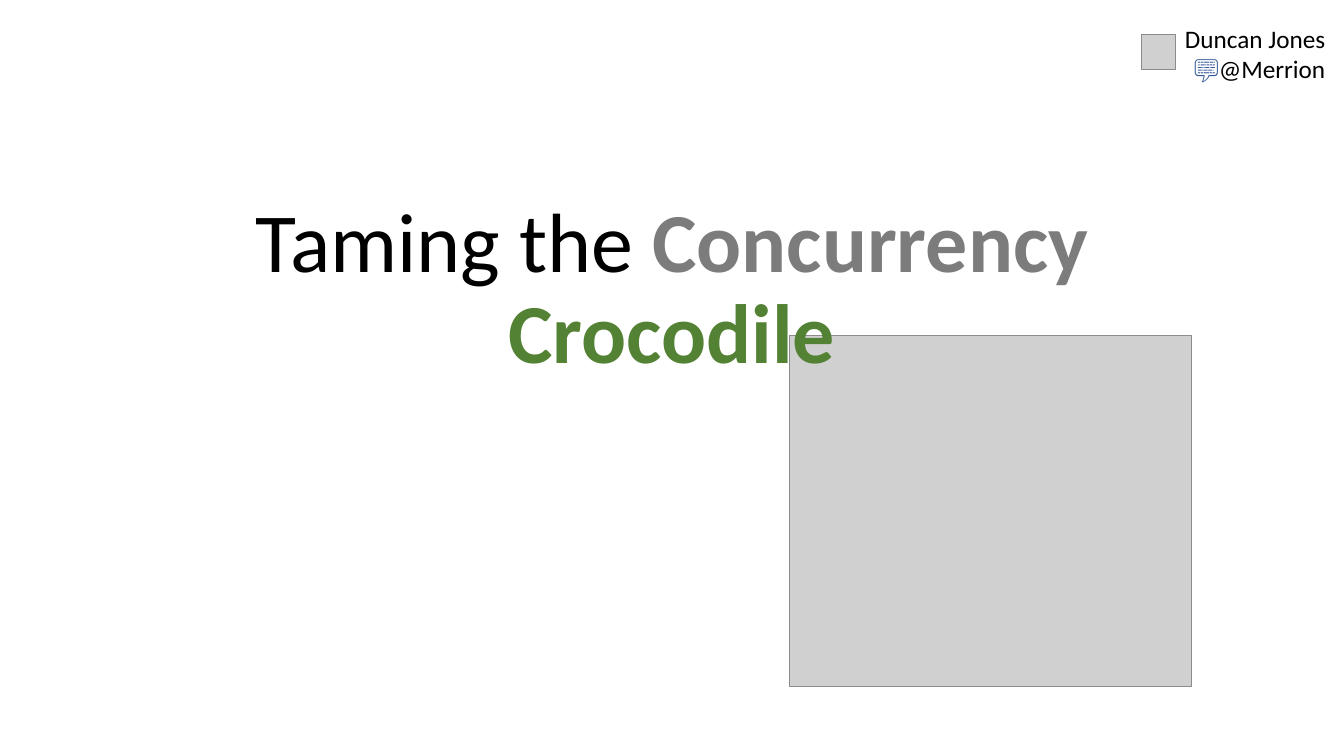
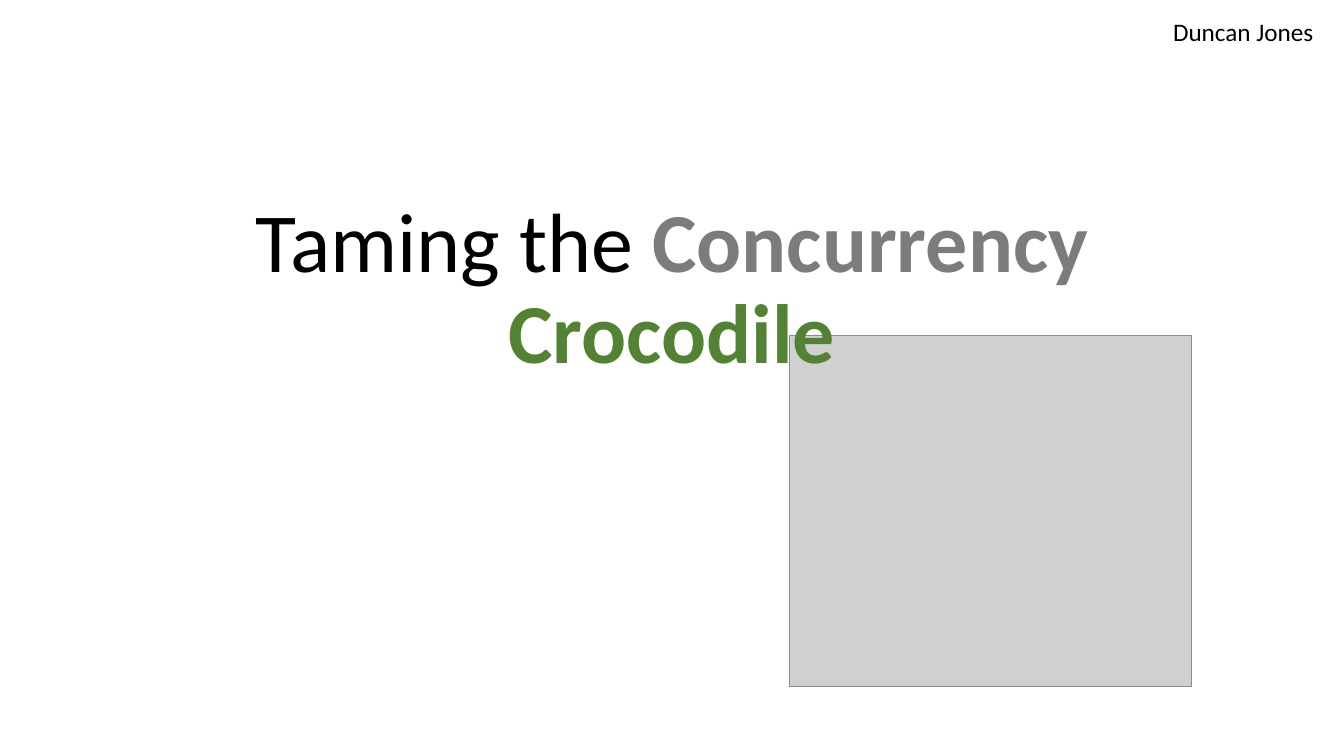
Before and after one commit to MerrionComputing/Presentations, a slide deck: slide 1 of Taming the Concurrency Crocodile.pptx. Drawn at 1344x756 pixels with LibreOffice and Linux fonts; fonts in the diff are those of the drawing; grey boxes stand for pictures. Boxes give left, top, right and bottom in pixels: in the first picture for what was removed or moved away, otherwise in the second. Text is boxed around its words. In the diff, an @@ line names an element or a change of style, - is before the commit and + after.

```diff
--- a/Taming the Concurrency Crocodile.pptx
+++ b/Taming the Concurrency Crocodile.pptx
@@ text "Duncan Jones": place and size @@
-text "Duncan Jones" at (1185, 31, 1325, 83)
+text "Duncan Jones" at (1173, 24, 1313, 41)
@@ picture removed at (1141, 34, 1177, 70) @@
@@ text at (1194, 59, 1325, 83): paragraph removed @@
-💬@Merrion
```
Also in this commit, not shown: 1 other slide changed, 1 slide added, 1 slide removed, 1 other file.
